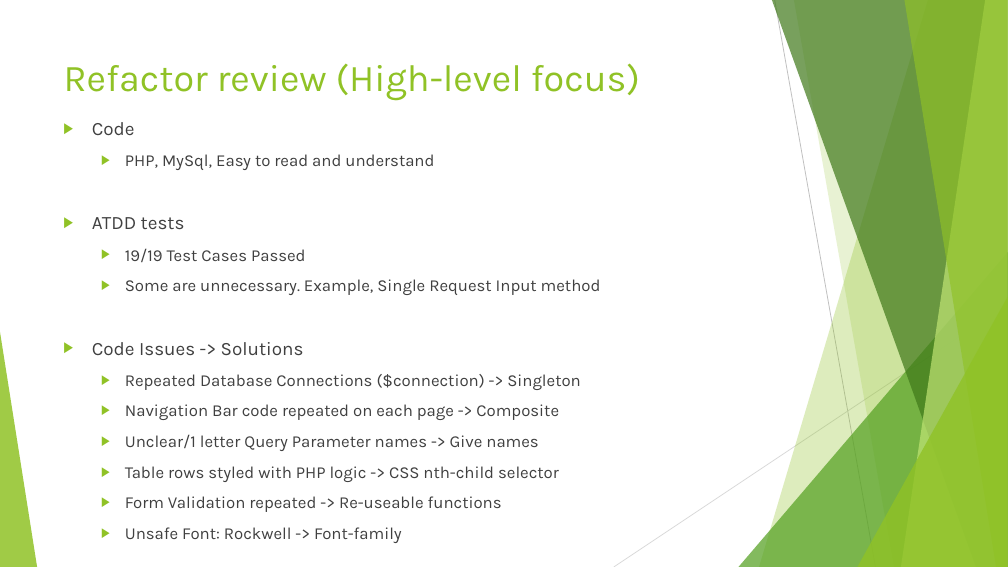
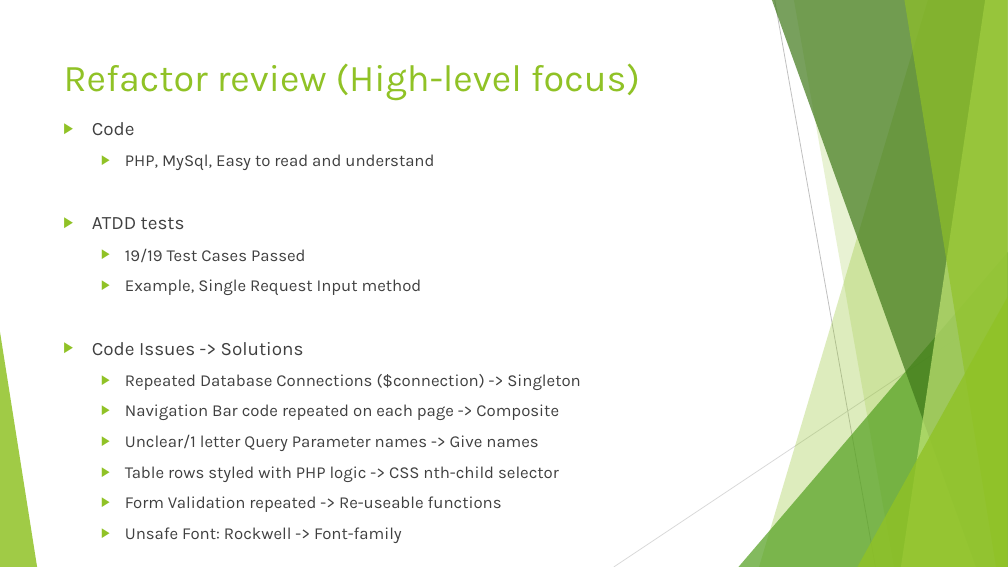
Before and after one commit to Konnie789/ENSE-470, a slide deck: slide 8 of Milestone 7/Milestone 7.ppt. Drawn at 1008x567 pixels with LibreOffice and Linux fonts; fonts in the diff are those of the drawing. Boxes give left, top, right and bottom in pixels: in the first picture for what was removed or moved away, otherwise in the second. Text is boxed around its words. In the diff, an @@ line names an element or a change of style, - is before the commit and + after.

Commit message:
ATDD example modified

```diff
--- a/Milestone 7/Milestone 7.ppt
+++ b/Milestone 7/Milestone 7.ppt
@@ text at <box>125,279,422,295</box>: text changed @@
-  ▶ Some are unnecessary. Example, Single Request Input method
+  ▶ Example, Single Request Input method
```
